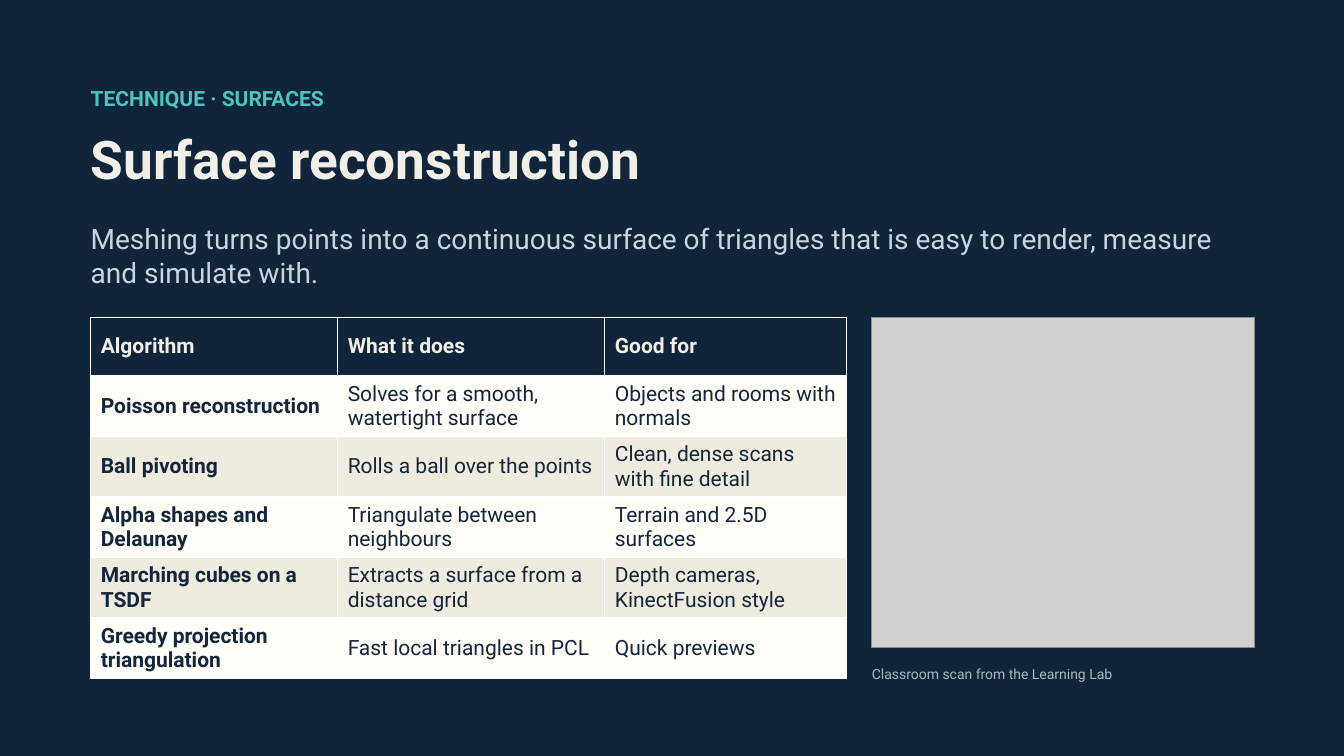
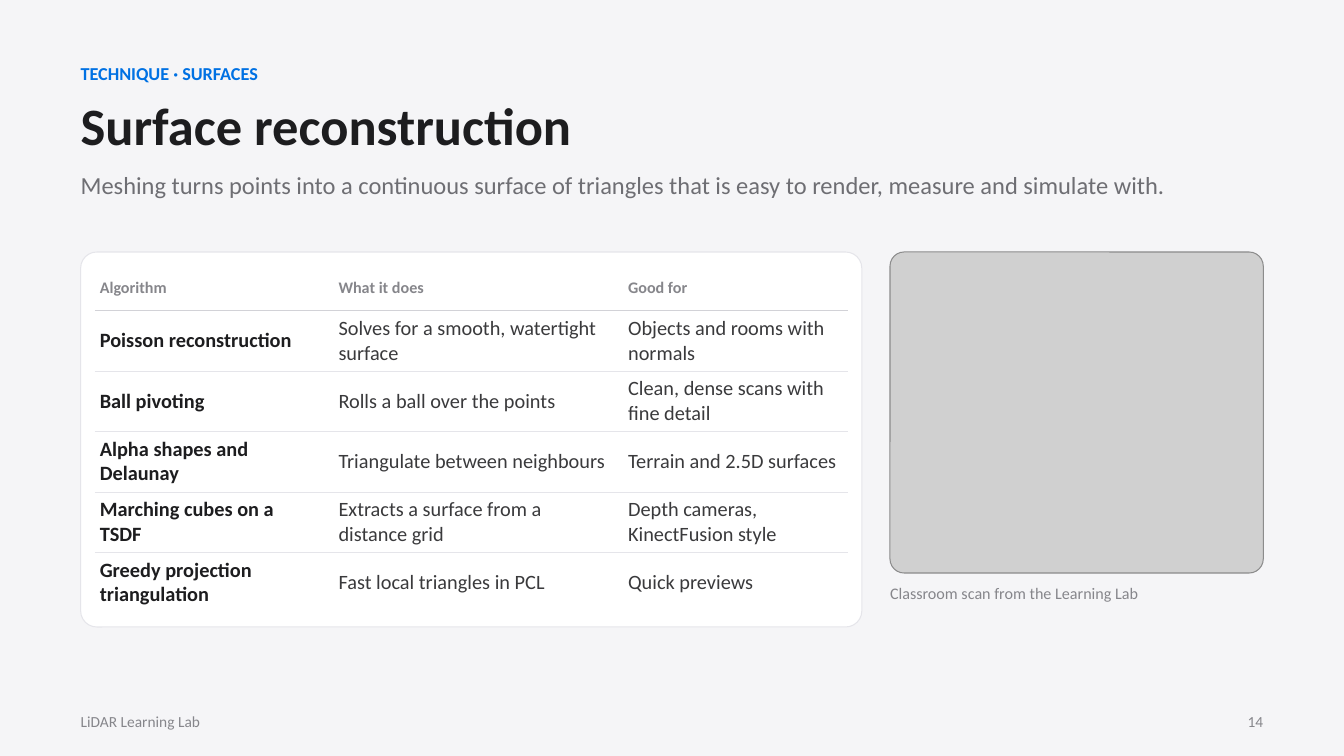
Before and after one commit to maninka123/lidar-learning-lab, a slide deck: slide 14 of presentation/LiDAR_Workshop_Slides.pptx. Drawn at 1344x756 pixels with LibreOffice and Linux fonts; fonts in the diff are those of the drawing; grey boxes stand for pictures. Boxes give left, top, right and bottom in pixels: in the first picture for what was removed or moved away, otherwise in the second. Text is boxed around its words. In the diff, an @@ line names an element or a change of style, - is before the commit and + after.

```diff
--- a/presentation/LiDAR_Workshop_Slides.pptx
+++ b/presentation/LiDAR_Workshop_Slides.pptx
@@ background #10243A to #F5F5F7 @@
@@ text "TECHNIQUE · SURFACES": place and size @@
-text "TECHNIQUE · SURFACES" at box(91, 91, 324, 109)
+text "TECHNIQUE · SURFACES" at box(81, 68, 258, 83)
@@ text "TECHNIQUE · SURFACES" at box(81, 68, 258, 83): size 15 to 13 pt, font Roboto to Calibri, text colour #4FC3BD to #0071E3; less space between paragraphs @@
@@ text "Surface reconstruction": place and size @@
-text "Surface reconstruction" at box(91, 138, 640, 180)
+text "Surface reconstruction" at box(81, 108, 571, 146)
@@ text "Surface reconstruction" at box(81, 108, 571, 146): size 38 to 37.5 pt, font Roboto to Calibri, text colour #F2EFE8 to #1D1D1F; less space between paragraphs @@
@@ text "Meshing turns points into a ...": place and size @@
-text "Meshing turns points into a ..." at box(91, 227, 1212, 284)
+text "Meshing turns points into a ..." at box(81, 177, 1164, 198)
@@ text "Meshing turns points into a ..." at box(81, 177, 1164, 198): size 20 to 17.5 pt, font Roboto to Calibri, text colour #C9D4E0 to #6E6E73; line spacing 1 to 1.1; less space between paragraphs @@
@@ rounded rectangle added at box(81, 252, 862, 627), fill #FFFFFF, outline #E5E5EA 0.75 pt @@
@@ table at box(95, 266, 848, 613) @@
@@ fill #10243A to none in row 1 @@
@@ fill #FFFDF8 to none in 9 cells @@
@@ fill #F0EBDF to none in 6 cells @@
@@ size 15 to 11.5 pt, text colour #F2EFE8 to #86868B in "Algorithm", "What it does", "Good for" @@
@@ font Roboto to Calibri, size 15 to 14.5 pt @@
@@ text colour #14263A to #1D1D1F in "Poisson reconstruction", "Ball pivoting", "Alpha shapes and Delaunay", "Marching cubes on a TSDF" and 1 more places @@
@@ text colour #14263A to #3A3A3C in "Solves for a smooth, watertight surface", "Objects and rooms with normals", "Rolls a ball over the points", "Clean, dense scans with fine detail" and 6 more places @@
@@ borders changed @@
@@ table: place and size @@
-table at box(91, 318, 847, 679)
+table at box(95, 266, 848, 613)
@@ picture: place and size @@
-picture at box(872, 318, 1255, 647)
+picture at box(890, 252, 1263, 573)
@@ text "Classroom scan from the Learning ...": place and size @@
-text "Classroom scan from the Learning ..." at box(872, 668, 1112, 682)
+text "Classroom scan from the Learning ..." at box(890, 588, 1138, 602)
@@ text "Classroom scan from the Learning ..." at box(890, 588, 1138, 602): size 10 to 11.5 pt, font Roboto to Calibri, text colour #A9B8C8 to #86868B; less space between paragraphs @@
@@ text added at box(81, 716, 200, 730), 11 pt, text #86868B @@
+LiDAR Learning Lab
@@ text added at box(1248, 717, 1264, 727), 11 pt, text #86868B @@
+14
```
Also in this commit, not shown: 22 other slides changed, 2 slides added, 2 slides removed.
